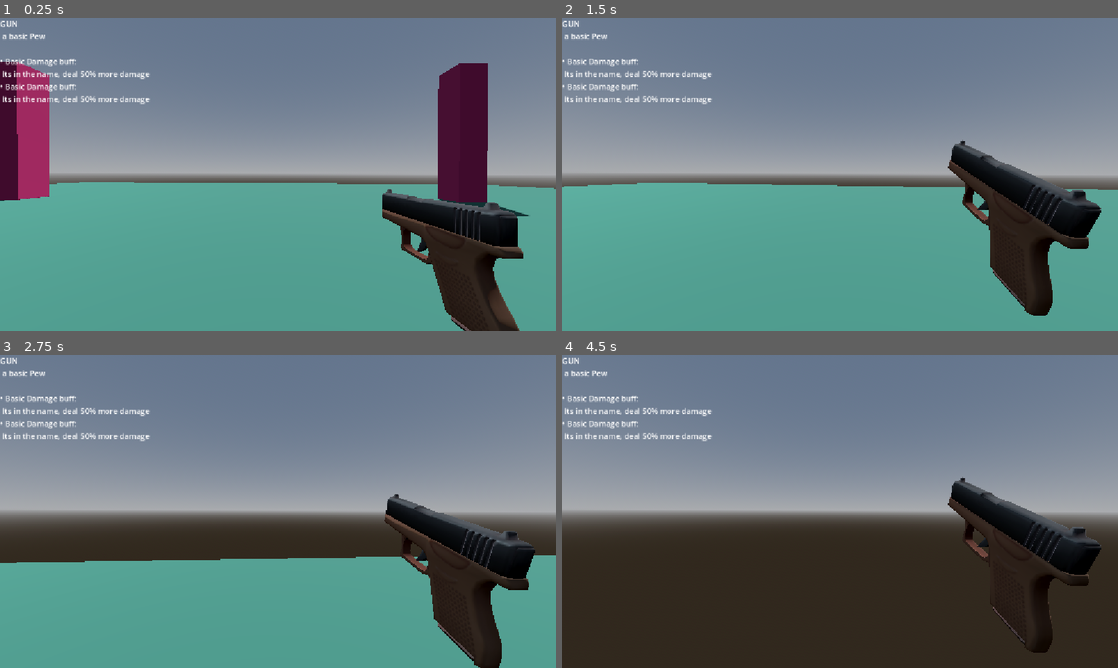
Above: before the commit, frames 1-4 (two rows, left to right).
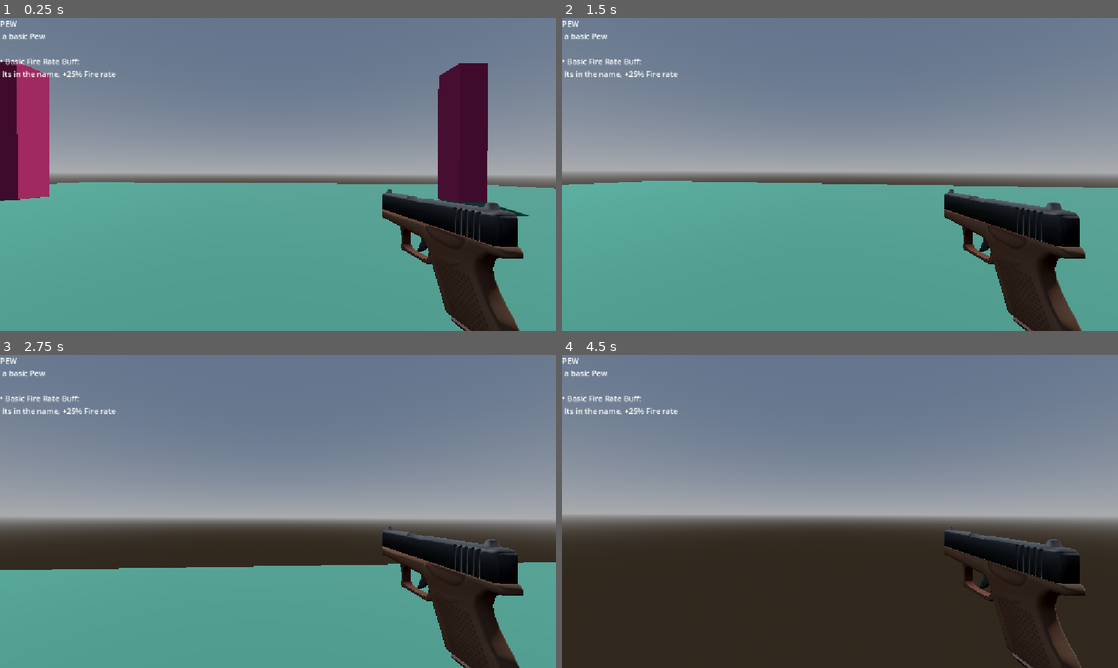
Above: after the commit, the same moments.

Repository: QusaiGDT/Doom-rougelike
Game: Godot game, scene res://Scenes/test.tscn
Two runs of this game, one before a commit and one after it. Both use one fixed random seed, a clock stepped at 60 frames per second and the inputs below.
Inputs (mouse positions are in pixels of both pictures, inside the frame that each line leads up to):
- Up to frame 1 (0.25 s): no input
- Up to frame 2 (1.5 s): move the mouse to (867, 174) at 0.52 s; press the mouse at (867, 174) at 0.53 s; hold W (up) from 0.53 s (still down); move the mouse to (812, 174) at 1.27 s; release the mouse at (812, 174) at 1.28 s; click (812, 174) at 1.35 s
- Up to frame 3 (2.75 s): keep holding W (up); move the mouse to (289, 505) at 2.02 s; press the mouse at (289, 505) at 2.03 s
- Up to frame 4 (4.5 s): keep holding W (up); move the mouse to (834, 517) at 2.77 s; release the mouse at (834, 517) at 2.78 s; click (834, 517) at 2.85 s; tap Enter at 3.5 s; move the mouse to (878, 514) at 3.52 s; press the mouse at (878, 514) at 3.53 s; move the mouse to (795, 508) at 4.27 s; release the mouse at (795, 508) at 4.28 s; click (795, 508) at 4.35 s

The runs differ from the first frame. In frame 1, 0.8% of the frame differs, in the area x 0-27%, y 0-28%; in frame 2, 8.1%; in frame 3, 12%, in the area x 0-100%, y 0-100%; in frame 4, 8.5%.

Commit message:
Added weapon spawning

Diff:
--- /dev/null
+++ b/doom-rougelike/AutoLoad.gd
@@ -0,0 +1,4 @@
+extends Node
+
+var point_budget := 20
+var room_number := 1
--- a/doom-rougelike/Characters/Zombie/Basic enemy.tscn
+++ b/doom-rougelike/Characters/Zombie/Basic enemy.tscn
@@ -22,7 +22,7 @@
 
 [node name="BasicEnemy" type="CharacterBody3D" unique_id=5320872 groups=["damagable"]]
 script = ExtResource("1_cr116")
-hp = 75
+hp = 50
 
 [node name="NavigationAgent3D" type="NavigationAgent3D" parent="." unique_id=1889343064]
 
--- a/doom-rougelike/Characters/pinky/Pinky.tscn
+++ b/doom-rougelike/Characters/pinky/Pinky.tscn
@@ -22,7 +22,7 @@
 
 [node name="BasicEnemy" type="CharacterBody3D" unique_id=5320872 groups=["damagable"]]
 script = ExtResource("1_1hq04")
-hp = 125
+hp = 80
 
 [node name="NavigationAgent3D" type="NavigationAgent3D" parent="." unique_id=1889343064]
 
--- a/doom-rougelike/Characters/player/Player.tscn
+++ b/doom-rougelike/Characters/player/Player.tscn
@@ -13,9 +13,9 @@
 
 [node name="Camera3D" type="Camera3D" parent="." unique_id=58561902]
 
-[node name="Weapon holder" type="Node3D" parent="." unique_id=1302384302]
+[node name="Weapon holder" type="Node3D" parent="Camera3D" unique_id=1302384302]
 
-[node name="Gun" parent="Weapon holder" unique_id=2070773366 instance=ExtResource("2_rvyn0")]
+[node name="Gun" parent="Camera3D/Weapon holder" unique_id=2070773366 instance=ExtResource("2_rvyn0")]
 
 [node name="Ui" type="Control" parent="." unique_id=178775446]
 layout_mode = 3
--- a/doom-rougelike/Characters/player/player.gd
+++ b/doom-rougelike/Characters/player/player.gd
@@ -8,7 +8,7 @@
 @onready var camera = $Camera3D
 
 @onready var weapon_label: Label = $"Ui/Weapon label"
-@onready var weapon_holder: Node3D = $"Weapon holder"
+@onready var weapon_holder: Node3D = $"Camera3D/Weapon holder"
 
 var current_weapon: WeaponBase = null
 
@@ -16,11 +16,13 @@
 	Input.set_mouse_mode(Input.MOUSE_MODE_CAPTURED)
 	if weapon_holder.get_child_count() > 0:
 		current_weapon = weapon_holder.get_child(0) as WeaponBase
-	update_ui()
 
 func _unhandled_input(event):
 	if event is InputEventMouseMotion:
 		rotate_y(-event.relative.x * SENSITIVITY)
+		camera.rotate_x(-event.relative.y * SENSITIVITY)
+		camera.rotation.x = clamp(camera.rotation.x, -deg_to_rad(85), deg_to_rad(85))
+
 
 func _physics_process(delta):
 	if not is_on_floor():
@@ -37,9 +39,13 @@
 		velocity.z = move_toward(velocity.z, 0, FRICTION * delta)
 
 	move_and_slide()
+	update_ui()
 
 
 func update_ui() -> void:
+	if weapon_holder.get_child_count() > 0:
+		current_weapon = weapon_holder.get_child(0) as WeaponBase
+
 	if not weapon_label:
 		return
 
@@ -49,19 +55,27 @@
 
 	var text: String = current_weapon.name.to_upper() + "\n "
 
-	if current_weapon.description != "":
+	if "description" in current_weapon and current_weapon.description != "":
 		text += current_weapon.description + "\n\n"
-
 
 	if current_weapon.active_mods.is_empty():
 		text += "No Modifiers"
 	else:
 		for mod in current_weapon.active_mods:
-			var mod_name = mod.get("mod_name") if "mod_name" in mod else (mod.get("name") if "name" in mod else "Mod")
-			var mod_desc = mod.get("description") if "description" in mod else ""
+			# Skip freed or empty slots
+			if not is_instance_valid(mod):
+				continue
+
+			var mod_name = mod.get("mod_name")
+			if mod_name == null or str(mod_name) == "":
+				mod_name = mod.name # Node's scene tree name
+
+			var mod_desc = mod.get("description")
+			if mod_desc == null:
+				mod_desc = ""
 
 			text += "• " + str(mod_name)
-			if mod_desc != "":
+			if str(mod_desc) != "":
 				text += ": \n " + str(mod_desc)
 			text += "\n"
 
--- /dev/null
+++ b/doom-rougelike/Scenes/WeaponSpawner.gd
@@ -0,0 +1,53 @@
+extends Node3D
+
+const GUN = preload("uid://b2bivfao7due4")
+const UZI = preload("res://Weapons/Uzi/Uzi.tscn")
+
+var guns := [UZI,GUN]
+
+const BASIC_DAMAGE = preload("res://effects/basic damage.tscn")
+const BASIC_FIRE_RATE = preload("res://effects/basic FireRate.tscn")
+
+var mods := {BASIC_DAMAGE : 2,BASIC_FIRE_RATE : 2}
+
+
+func get_mod_roster(budget: int, mod_costs: Dictionary) -> Array[PackedScene]:
+	var roster: Array[PackedScene] = []
+	var remaining_points := budget
+
+	while remaining_points > 0:
+		var affordable: Array[PackedScene] = []
+
+		for scene in mod_costs.keys():
+			if mod_costs[scene] <= remaining_points:
+				affordable.append(scene)
+
+
+		if affordable.is_empty():
+			break
+
+
+		var chosen_scene: PackedScene = affordable.pick_random()
+		remaining_points -= mod_costs[chosen_scene]
+		roster.append(chosen_scene)
+
+	return roster
+
+func create_weapon() -> void:
+	# Instantiate the base gun
+	var base: WeaponBase = guns.pick_random().instantiate() as WeaponBase
+
+	@warning_ignore("integer_division")
+	var budget: int = AutoLoad.point_budget / 10
+	var mod_roster: Array[PackedScene] = get_mod_roster(budget, mods)
+
+	for mod_scene in mod_roster:
+		var mod_instance = mod_scene.instantiate()
+
+		base.add_child(mod_instance)
+
+		base.active_mods.append(mod_instance)
+
+	for child in $"../Player/Camera3D/Weapon holder/".get_children():
+		child.queue_free()
+	$"../Player/Camera3D/Weapon holder/".add_child(base)
--- a/doom-rougelike/Scenes/test.gd
+++ b/doom-rougelike/Scenes/test.gd
@@ -3,15 +3,17 @@
 const BASIC_ENEMY = preload("res://Characters/Zombie/Basic enemy.tscn")
 const PINKY = preload("res://Characters/pinky/Pinky.tscn")
 
-@export var point_budget := 10
 
 var enemies := {BASIC_ENEMY : 1, PINKY : 3,}
 
 func _ready() -> void:
-	for enemy in get_enemy_roster(point_budget,enemies):
+
+	$"Weapon Spawner".create_weapon()
+
+	for enemy in get_enemy_roster(AutoLoad.point_budget,enemies):
 		var spawn_point = $"spawn locations".get_children().pick_random()
 		var enemy_inst = enemy.instantiate()
-		add_child(enemy_inst)
+		$Enemies.add_child(enemy_inst)
 		enemy_inst.global_position = spawn_point.global_position
 		await get_tree().create_timer(0.25).timeout
 
@@ -34,3 +36,10 @@
 		roster.append(chosen_scene)
 
 	return roster
+
+func _process(_delta: float) -> void:
+	if $Enemies.get_child_count() == 0:
+		AutoLoad.room_number += 1
+		AutoLoad.point_budget = round(10.0 * pow(1.55, AutoLoad.room_number - 1))
+		print("hi")
+		_ready()
--- a/doom-rougelike/Scenes/test.tscn
+++ b/doom-rougelike/Scenes/test.tscn
@@ -3,6 +3,7 @@
 [ext_resource type="PackedScene" uid="uid://cw0uicpe58jqy" path="res://Characters/player/Player.tscn" id="1_lc1oi"]
 [ext_resource type="Script" uid="uid://c27hvbyp88vvk" path="res://Scenes/test.gd" id="1_qc4db"]
 [ext_resource type="PackedScene" uid="uid://cokrj0yjmgi7g" path="res://Characters/Zombie/Basic enemy.tscn" id="2_8od7v"]
+[ext_resource type="Script" uid="uid://cr3tld5hdyl3g" path="res://Scenes/WeaponSpawner.gd" id="4_ys1qc"]
 
 [sub_resource type="ProceduralSkyMaterial" id="ProceduralSkyMaterial_o3qbn"]
 sky_horizon_color = Color(0.66224277, 0.6717428, 0.6867428, 1)
@@ -90,3 +91,10 @@
 
 [node name="Marker3D4" type="Marker3D" parent="spawn locations" unique_id=31864476]
 transform = Transform3D(1, 0, 0, 0, 1, 0, 0, 0, 1, 16.208221, 0, 0.28311634)
+
+[node name="Enemies" type="Node" parent="." unique_id=1992222570]
+
+[node name="Weapon Spawner" type="Node3D" parent="." unique_id=360883041]
+script = ExtResource("4_ys1qc")
+
+[connection signal="child_exiting_tree" from="Enemies" to="." method="_on_enemies_child_exiting_tree"]
--- a/doom-rougelike/Weapons/Basic gun/Gun.tscn
+++ b/doom-rougelike/Weapons/Basic gun/Gun.tscn
@@ -2,7 +2,6 @@
 
 [ext_resource type="PackedScene" uid="uid://ca5wtlk1l7c6e" path="res://assets/guns/pew.fbx" id="1_6pdva"]
 [ext_resource type="Script" uid="uid://deqdyo8rj1j2c" path="res://Weapons/Basic gun/gun.gd" id="1_hwbi2"]
-[ext_resource type="PackedScene" uid="uid://c1566nn32wywc" path="res://effects/basic damage.tscn" id="2_6m6ai"]
 
 [sub_resource type="Animation" id="Animation_6m6ai"]
 length = 0.001
@@ -70,12 +69,9 @@
 script = ExtResource("1_hwbi2")
 description = "a basic Pew"
 is_auto = true
+base_damage = 20.0
 base_fire_rate = 0.25
-active_mods = [NodePath("BasicDamage"), NodePath("BasicDamage")]
-
-[node name="BasicDamage" parent="." unique_id=1462156321 instance=ExtResource("2_6m6ai")]
-description = "Its in the name, deal 50% more damage"
-damage_mult = 1.5
+active_mods = [NodePath(""), NodePath("")]
 
 [node name="pew" parent="." unique_id=1925523909 instance=ExtResource("1_6pdva")]
 transform = Transform3D(-4.371139e-08, 0, 1, 0, 1, 0, -1, 0, -4.371139e-08, 0.13158782, -0.065147445, -0.19329439)
--- a/doom-rougelike/Weapons/Basic gun/gun.gd
+++ b/doom-rougelike/Weapons/Basic gun/gun.gd
@@ -6,4 +6,4 @@
 	if ray_cast_3d.is_colliding():
 		if ray_cast_3d.get_collider().is_in_group("damagable"):
 			ray_cast_3d.get_collider().damage(calculate_shot_damage())
-	$AnimationPlayer.play("shoot")
+	$AnimationPlayer.play("shoot",-1,1 / get_fire_rate())
--- /dev/null
+++ b/doom-rougelike/Weapons/Uzi/Uzi.tscn
@@ -0,0 +1,82 @@
+[gd_scene format=3 uid="uid://dtn3guyged7n2"]
+
+[ext_resource type="Script" uid="uid://deqdyo8rj1j2c" path="res://Weapons/Basic gun/gun.gd" id="1_foja0"]
+[ext_resource type="PackedScene" uid="uid://cedu2vgr1fc8h" path="res://assets/guns/mac10.fbx" id="5_50h04"]
+
+[sub_resource type="Animation" id="Animation_6m6ai"]
+length = 0.001
+tracks/0/type = "value"
+tracks/0/imported = false
+tracks/0/enabled = true
+tracks/0/path = NodePath("mac10:position")
+tracks/0/interp = 1
+tracks/0/loop_wrap = true
+tracks/0/keys = {
+"times": PackedFloat32Array(0),
+"transitions": PackedFloat32Array(1),
+"update": 0,
+"values": [Vector3(0.13158782, -0.040630553, -0.19329439)]
+}
+tracks/1/type = "value"
+tracks/1/imported = false
+tracks/1/enabled = true
+tracks/1/path = NodePath("mac10:rotation")
+tracks/1/interp = 1
+tracks/1/loop_wrap = true
+tracks/1/keys = {
+"times": PackedFloat32Array(0),
+"transitions": PackedFloat32Array(1),
+"update": 0,
+"values": [Vector3(0, 1.5707964, 0)]
+}
+
+[sub_resource type="Animation" id="Animation_hwbi2"]
+resource_name = "shoot"
+length = 0.05
+step = 0.0167
+tracks/0/type = "value"
+tracks/0/imported = false
+tracks/0/enabled = true
+tracks/0/path = NodePath("mac10:position")
+tracks/0/interp = 1
+tracks/0/loop_wrap = true
+tracks/0/keys = {
+"times": PackedFloat32Array(0, 0.05),
+"transitions": PackedFloat32Array(0.0075463913, 0.07694662),
+"update": 0,
+"values": [Vector3(0.13158782, -0.040630553, -0.19329439), Vector3(0.13158782, -0.0088343285, -0.19329439)]
+}
+tracks/1/type = "value"
+tracks/1/imported = false
+tracks/1/enabled = true
+tracks/1/path = NodePath("mac10:rotation")
+tracks/1/interp = 1
+tracks/1/loop_wrap = true
+tracks/1/keys = {
+"times": PackedFloat32Array(0, 0.049999997),
+"transitions": PackedFloat32Array(0.0075463913, 0.07694662),
+"update": 0,
+"values": [Vector3(0, 1.5707964, 0), Vector3(-1.131334e-08, 1.5707964, 0.26179942)]
+}
+
+[sub_resource type="AnimationLibrary" id="AnimationLibrary_6m6ai"]
+_data = {
+&"RESET": SubResource("Animation_6m6ai"),
+&"shoot": SubResource("Animation_hwbi2")
+}
+
+[node name="Uzi" type="Node3D" unique_id=2070773366]
+script = ExtResource("1_foja0")
+description = "Great for crowd control"
+is_auto = true
+base_damage = 5.0
+base_fire_rate = 0.05
+
+[node name="RayCast3D" type="RayCast3D" parent="." unique_id=1966916920]
+target_position = Vector3(0, 0, -30)
+
+[node name="AnimationPlayer" type="AnimationPlayer" parent="." unique_id=1834730966]
+libraries/ = SubResource("AnimationLibrary_6m6ai")
+
+[node name="mac10" parent="." unique_id=1678883240 instance=ExtResource("5_50h04")]
+transform = Transform3D(-4.3711385e-08, 0, 1, 0, 0.99999994, 0, -0.99999994, 0, -4.371139e-08, 0.13158782, -0.040630553, -0.19329439)
--- /dev/null
+++ b/doom-rougelike/effects/basic FireRate.tscn
@@ -0,0 +1,9 @@
+[gd_scene format=3 uid="uid://brk58t4kghceh"]
+
+[ext_resource type="Script" uid="uid://c0nuco5jllxsp" path="res://effects/stat change base.gd" id="1_jxs2t"]
+
+[node name="BasicFireRate" type="Node" unique_id=1462156321]
+script = ExtResource("1_jxs2t")
+mod_name = "Basic Fire Rate Buff"
+description = "Its in the name, +25% Fire rate"
+fire_rate_mult = 0.75
--- a/doom-rougelike/effects/basic damage.tscn
+++ b/doom-rougelike/effects/basic damage.tscn
@@ -5,5 +5,5 @@
 [node name="BasicDamage" type="Node" unique_id=1462156321]
 script = ExtResource("1_dhc6k")
 mod_name = "Basic Damage buff"
-description = "Its in the name, +15% damage"
-damage_mult = 1.15
+description = "Its in the name, +25% damage"
+damage_mult = 1.25
--- a/doom-rougelike/project.godot
+++ b/doom-rougelike/project.godot
@@ -14,6 +14,10 @@
 run/main_scene="uid://coyxy0pfrk8tg"
 config/features=PackedStringArray("4.7", "Mobile")
 config/icon="res://icon.svg"
+
+[autoload]
+
+AutoLoad="*uid://doow0vbxkoe5y"
 
 [display]
 
Not shown, added: doom-rougelike/AutoLoad.gd.uid
Not shown, added: doom-rougelike/Scenes/WeaponSpawner.gd.uid
